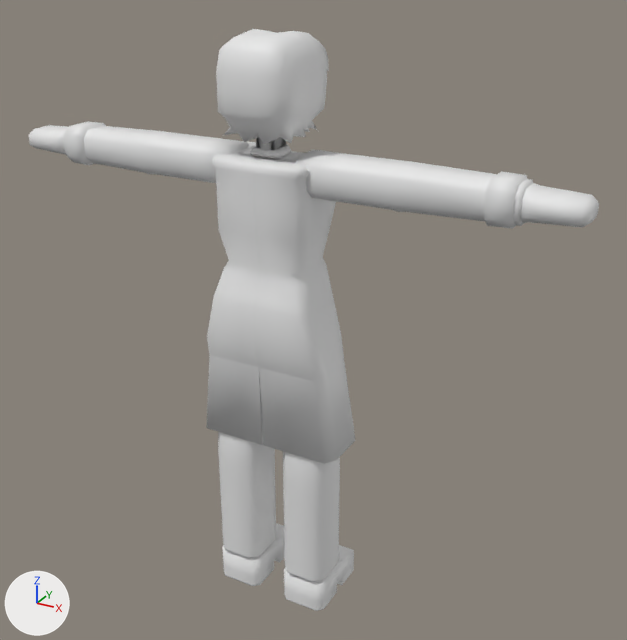
Renders of the FBX model Assets/MAIN STUFF/3D MODELS/MCFINALNOTXT.fbx from each side of a commit.
Both versions are drawn from a camera (50 mm lens) standing at (20.3, -33.1, 32.9) and looking at (1.2, 1.6, 15.6). The lights are fixed; the arrows at lower left show +X, +Y and +Z. The first picture is the older version. Where no turn or scale is listed for an object, it has been applied to the vertices. Vertices at exactly the same position are counted once.

Names of what the first picture shows: 'Hair', 'Left Arm', 'Left Leg', 'Right Arm', 'Right Leg', 'Torso'.
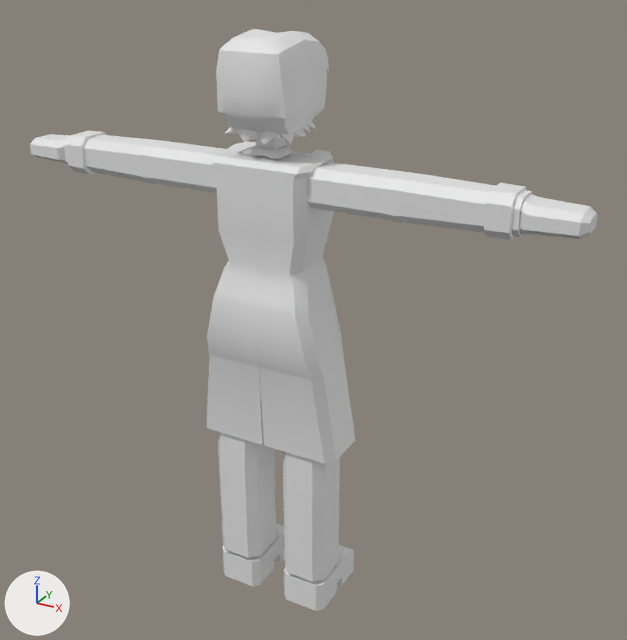
Where the change shows, as pixel boxes [x1, y1, x2, y2] in the pictures (627 x 640 px):
'Right Arm', shading changed, moved: before [295, 150, 599, 229]; after [306, 162, 598, 240]
'Left Arm', shading changed, moved: before [29, 122, 249, 183]; after [30, 131, 226, 193]
part 2 of me_cube, shading changed: [206, 137, 355, 464] in both

Diff of the bpy script that builds the scene:
```diff
--- a/Assets/MAIN STUFF/3D MODELS/MCFINALNOTXT.fbx.py
+++ b/Assets/MAIN STUFF/3D MODELS/MCFINALNOTXT.fbx.py
@@ me_cube_006 @@
 me_cube_006.from_pydata(...)  # 160 vertices, 154 faces; spans x -1.07..10.39, y -1.05..0.93, z -0.62..1.1
 # used by ob_left_arm; location = (-2.91, 0.0, 23.18); rotation_euler = (-3.142, 0.0, 0.0), in degrees (-180, 0, 0); scale = (-1.1, -1.1, -1.1)
+# me_cube_006 part 3: edges marked sharp go from 0 to 199
@@ me_cube @@
 me_cube.from_pydata(...)  # 734 vertices, 725 faces; spans x -3.9..3.9, y -2.0..2.5, z -5.4..11.6
 # used by ob_torso; location = (0.0, 0.0, 15.0)
+# me_cube part 2: edges marked sharp go from 0 to 489
 me_cube.materials.append(mat_material_004)
@@ me_cube_004 @@
 me_cube_004.from_pydata(...)  # 160 vertices, 154 faces; spans x -1.17..11.4, y -1.16..1.02, z -0.68..1.21
 # used by ob_right_arm; location = (2.92, 0.0, 23.18)
+# me_cube_004 part 1: edges marked sharp go from 0 to 199
@@ ob_left_arm @@
 ob_left_arm = bpy.data.objects.new('Left Arm', me_cube_006)
-ob_left_arm.location = (-2.91, 0.0, 23.18)
+ob_left_arm.location = (-2.91, 0.0, 22.71)
 ob_left_arm.rotation_euler = (-3.142, 0.0, 0.0)  # degrees (-180, 0, 0)
@@ ob_right_arm @@
 ob_right_arm = bpy.data.objects.new('Right Arm', me_cube_004)
-ob_right_arm.location = (2.92, 0.0, 23.18)
+ob_right_arm.location = (2.92, 0.0, 22.71)
```
